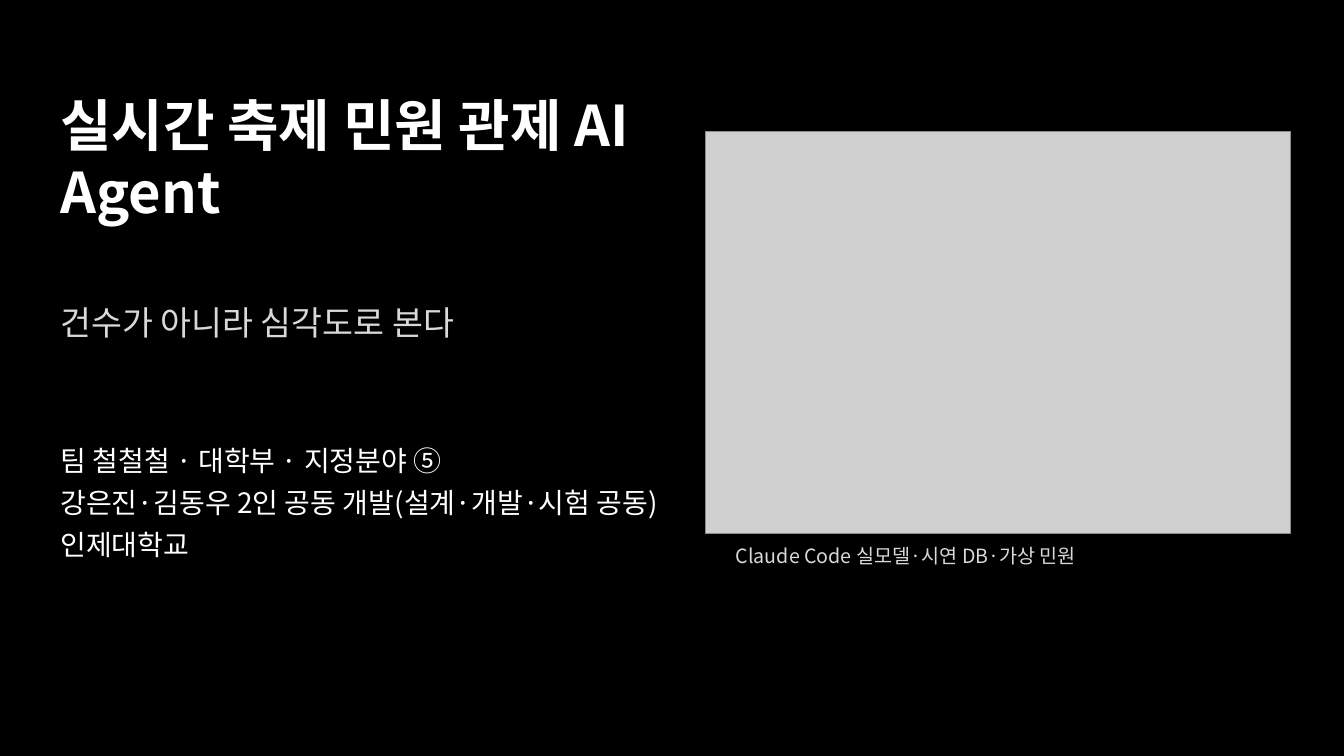
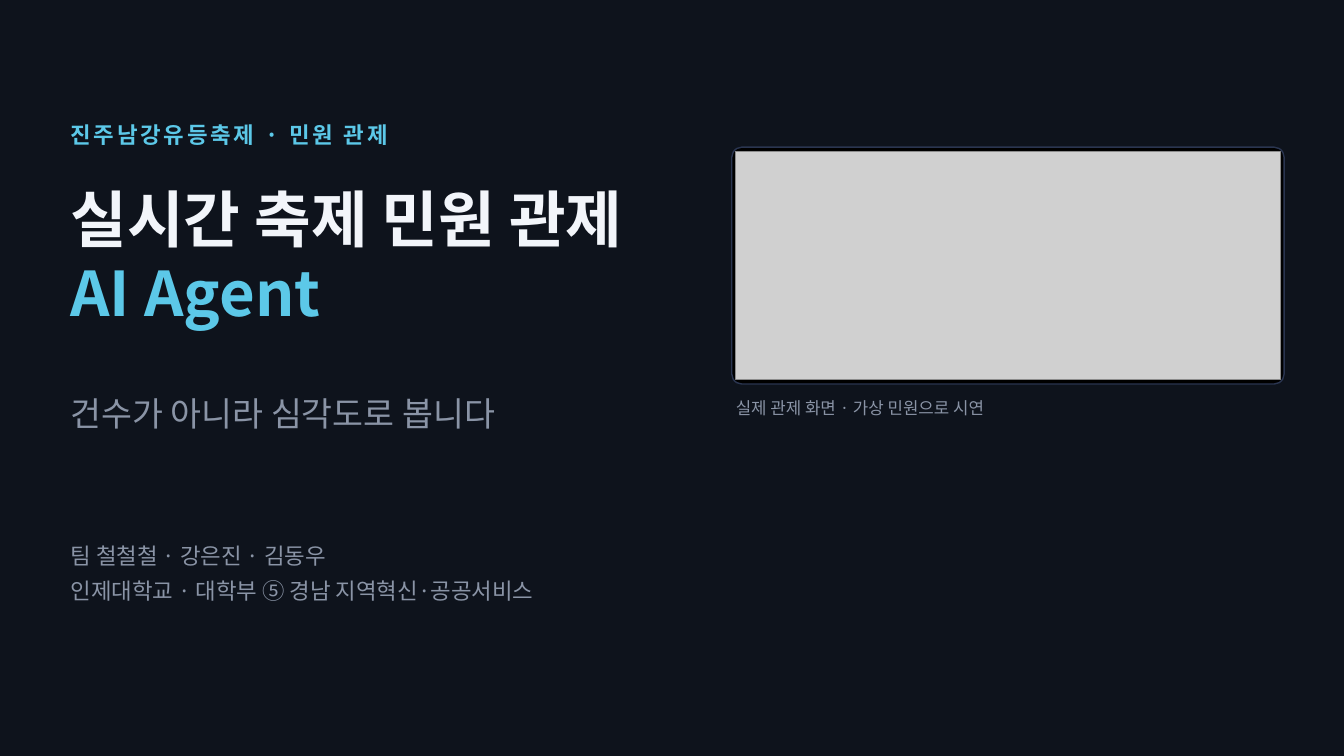
Before and after one commit to INJE-NULLPOINT/festival-complaint-agent, a slide deck: slide 1 of 제출_준비/제출파일/발표자료_철철철.pptx. Drawn at 1344x756 pixels with LibreOffice and Linux fonts; fonts in the diff are those of the drawing; grey boxes stand for pictures. Boxes give left, top, right and bottom in pixels: in the first picture for what was removed or moved away, otherwise in the second. Text is boxed around its words. In the diff, an @@ line names an element or a change of style, - is before the commit and + after.

```diff
--- a/제출_준비/제출파일/발표자료_철철철.pptx
+++ b/제출_준비/제출파일/발표자료_철철철.pptx
@@ background #000000 to #0E131C @@
@@ text at (71,124,388,145): text changed; size 40 to 16 pt; text colour #FFFFFF to #5CC8E8 @@
-실시간 축제 민원 관제 AI Agent
+진주남강유등축제 · 민원 관제
@@ rounded rectangle added at (732,147,1285,384), fill #000000, outline #2A3550 1 pt @@
@@ picture: place and size @@
-picture at (706,131,1291,533)
+picture at (736,151,1280,380)
@@ text added at (71,190,622,331), 44 pt, text #F2F5FA, bold @@
+실시간 축제 민원 관제
+AI Agent
@@ text at (71,398,495,429): text changed; text colour #D9D9D9 to #8A94A6 @@
-건수가 아니라 심각도로 본다
+건수가 아니라 심각도로 봅니다
@@ text added at (736,400,984,416), 12 pt, text #8A94A6 @@
+실제 관제 화면 · 가상 민원으로 시연
@@ text at (71,545,534,601): text changed; size 20 to 16 pt; text colour #FFFFFF to #8A94A6 @@
-팀 철철철 · 대학부 · 지정분야 ⑤
-강은진·김동우 2인 공동 개발(설계·개발·시험 공동)
-인제대학교
+팀 철철철 · 강은진 · 김동우
+인제대학교 · 대학부 ⑤ 경남 지역혁신·공공서비스
@@ text removed at (736,546,1076,565) @@
-Claude Code 실모델·시연 DB·가상 민원
```
Also in this commit, not shown: 2 other slides changed, 7 slides added, 7 slides removed, 14 other files.
